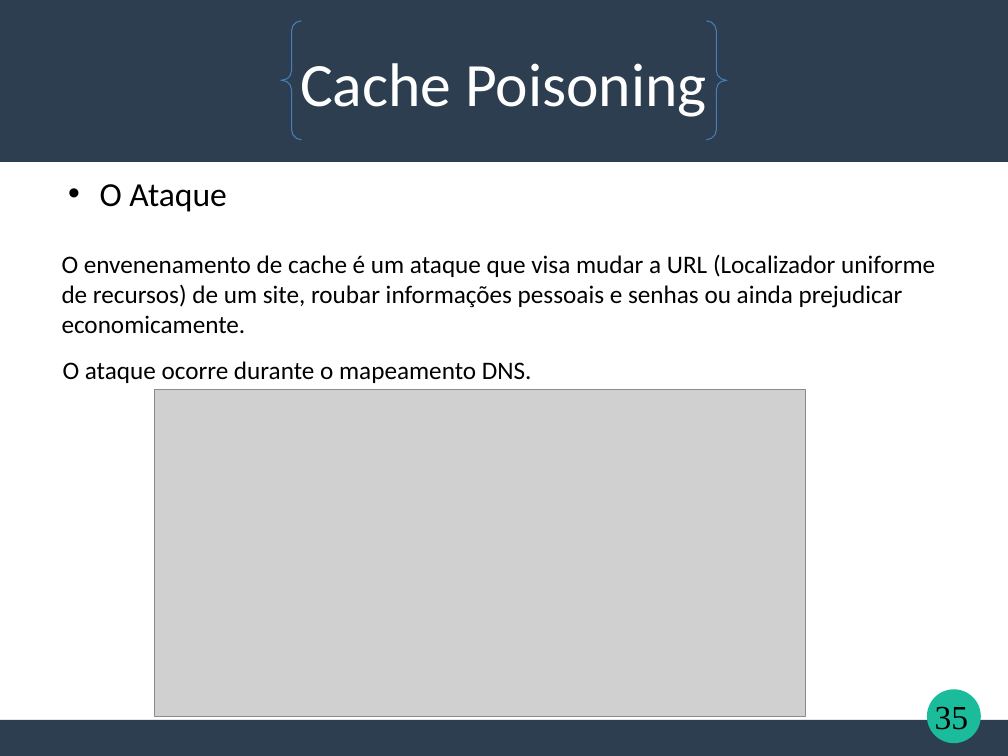
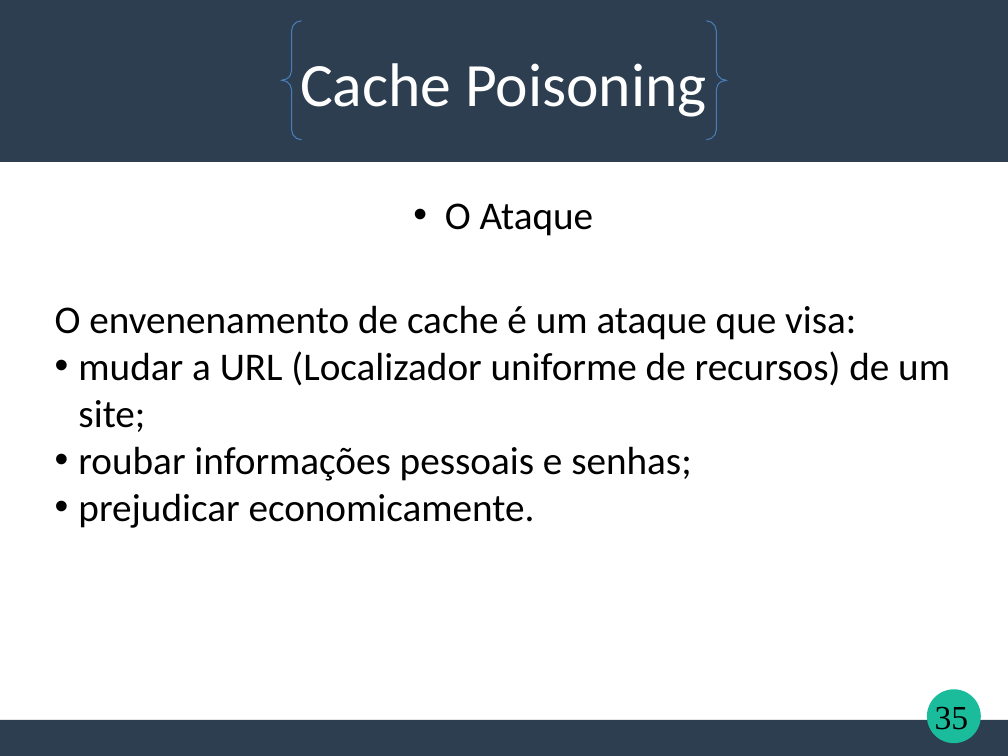
Before and after one commit to TSaytson/teste-trabalho-redes, a slide deck: slide 35 of DNS - final.ppt. Drawn at 1008x756 pixels with LibreOffice and Linux fonts; fonts in the diff are those of the drawing; grey boxes stand for pictures. Boxes give left, top, right and bottom in pixels: in the first picture for what was removed or moved away, otherwise in the second. Text is boxed around its words. In the diff, an @@ line names an element or a change of style, - is before the commit and + after.

Commit message:
Mudança Cache Poisoning

```diff
--- a/DNS - final.ppt
+++ b/DNS - final.ppt
@@ text "O Ataque": place and size @@
-text "O Ataque" at bbox=[100, 184, 227, 212]
+text "O Ataque" at bbox=[445, 203, 594, 236]
@@ text "O Ataque" at bbox=[445, 203, 594, 236]: size 24 to 28 pt @@
@@ text at bbox=[55, 305, 950, 528]: text changed; size 18 to 28 pt @@
-O envenenamento de cache é um ataque que visa mudar a URL (Localizador uniforme de recursos) de um site, roubar informações pessoais e senhas ou ainda prejudicar economicamente.
+O envenenamento de cache é um ataque que visa:
+• mudar a URL (Localizador uniforme de recursos) de um site;
+• roubar informações pessoais e senhas;
+• prejudicar economicamente.
@@ text removed at bbox=[63, 361, 532, 383] @@
-O ataque ocorre durante o mapeamento DNS.
@@ picture removed at bbox=[154, 389, 805, 716] @@
```
Also in this commit, not shown: 1 slide added, 1 other file.
